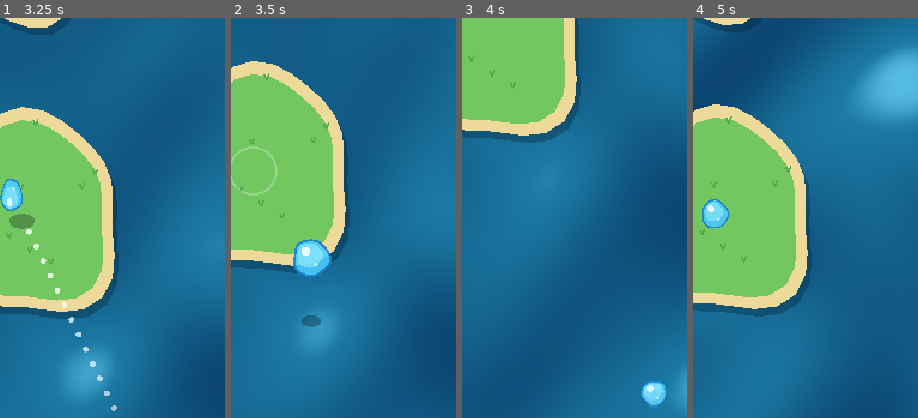
Above: before the commit, frames 1-4 (left to right).
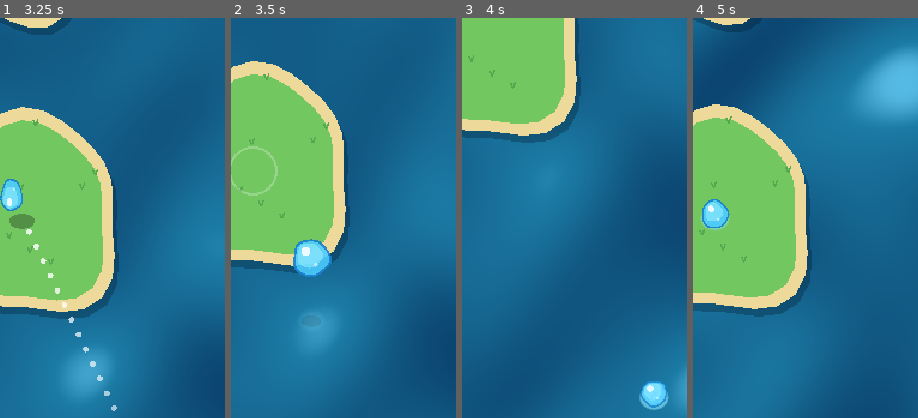
Above: after the commit, the same moments.

Repository: msagimbekov/ggjumps
Game: Godot game, scene res://scenes/main.tscn
The game is run twice, just before and just after one commit, with the same random seed, the same clock (stepped at 60 frames per second) and the same inputs.
Inputs (mouse positions are % of the whole screen's width and height, from its top left):
- Up to frame 1 (3.25 s): move the mouse to (72, 45) at 0.52 s; click (72, 45) at 0.67 s; drag from (30, 55) to (45, 70) at 1.27 s; move the mouse to (60, 28) at 2.02 s; click (60, 28) at 2.17 s; drag from (45, 70) to (20, 35) at 2.77 s
- Up to frame 2 (3.5 s): no input
- Up to frame 3 (4 s): move the mouse to (80, 65) at 3.52 s; click (80, 65) at 3.67 s
- Up to frame 4 (5 s): drag from (20, 35) to (35, 25) at 4.27 s
The pictures show only the part of the screen within x 45-95%, y 45-95%; the shares and areas given below are measured in that part.

Frame 1 is identical in both runs. In frame 2, 0.2% of the frame differs, in the area x 31-40%, y 74-78%; in frame 3, 0.1%; in frame 4, less than 0.1%.

Commit message:
Update bubble and main scripts
Co-Authored-By: Claude Sonnet 5.5 <noreply@anthropic.com>

Diff:
--- a/scripts/bubble.gd
+++ b/scripts/bubble.gd
@@ -5,11 +5,14 @@
 const R := 16.0
 const PULL_REF := 160.0
 const POINTS := 28
+const REFLECTION_LAYERS := 6
 
 var height := 0.0  # 0 on the ground, up to 1 at the top of a jump
 var pull := Vector2.ZERO  # drag vector while aiming (bubble to pointer)
 var sink := 0.0  # 0..1 while falling into the water
 var squash := 0.0  # landing squash, tweened back to 0
+var on_land := true  # set by main.gd: is there land under the bubble
+var ground := 1.0  # on_land eased, so shadow and reflection cross-fade at island edges
 var _t := 0.0
 
 
@@ -28,6 +31,7 @@
 
 func _process(delta: float) -> void:
 	_t += delta
+	ground = move_toward(ground, 1.0 if on_land else 0.0, delta * 8.0)
 	queue_redraw()
 
 
@@ -35,9 +39,23 @@
 	var al := 1.0 - sink
 	var sc := (1.0 + height * 0.4) * (1.0 - sink * 0.6)
 
-	# Shadow stays on the ground and shrinks/fades as the bubble rises.
-	draw_set_transform(Vector2(0, 5 + height * 34), 0.0, Vector2(1.0, 0.6) * (1.0 - height * 0.25))
-	draw_circle(Vector2.ZERO, R * 0.95, Color(0, 0, 0, 0.28 * al))
+	var below := Vector2(0, 5 + height * 34)
+	# Shadow only falls on land and shrinks/fades as the bubble rises.
+	if ground > 0.01:
+		draw_set_transform(below, 0.0, Vector2(1.0, 0.6) * (1.0 - height * 0.25))
+		draw_circle(Vector2.ZERO, R * 0.95, Color(0, 0, 0, 0.28 * al * ground))
+	# Over water it is a reflection instead: the higher the bubble, the smaller, fainter and
+	# blurrier (soft edge built from stacked discs); near the surface it is almost bubble-sized.
+	var water := 1.0 - ground
+	if water > 0.01:
+		var rs := lerpf(1.0, 0.5, height)
+		var blur := height * 0.9 + 0.12
+		var base := lerpf(0.55, 0.12, height) * al * water
+		draw_set_transform(below, 0.0, Vector2(1.0, 0.85))
+		for k in REFLECTION_LAYERS:
+			var u := float(k) / (REFLECTION_LAYERS - 1)
+			var rr := R * rs * (1.0 + blur * (1.0 - u))
+			draw_circle(Vector2.ZERO, rr, Color(0.55, 0.9, 1.0, base / REFLECTION_LAYERS * 1.8))
 
 	var offset := Vector2(0, -height * 46) + pull * 0.18
 	var angle := 0.0
--- a/scripts/main.gd
+++ b/scripts/main.gd
@@ -13,6 +13,9 @@
 const ICE_DECEL := 650.0
 const GRASS_DECEL := 3200.0
 const LEVEL_SEED := 99
+## Landing line + reticle while dragging. A test aid: switch off for production builds so
+## players have to judge the jump by feel.
+const SHOW_AIM_LINE := true
 
 enum State { AIM, FLY, SLIDE, FALL, OVER, WON }
 
@@ -211,8 +214,9 @@
 			if _fall_t >= 1.0:
 				_after_fall()
 
+	_bubble.on_land = _land_at(_bubble.position) != null
 	_bubble.pull = _drag if _dragging else Vector2.ZERO
-	_fx.aiming = _dragging and _drag.length() >= MIN_DRAG
+	_fx.aiming = SHOW_AIM_LINE and _dragging and _drag.length() >= MIN_DRAG
 	if _fx.aiming:
 		_fx.aim_from = _bubble.position
 		_fx.aim_to = _bubble.position - _drag.normalized() * (_drag.length() / MAX_DRAG) * MAX_RANGE
